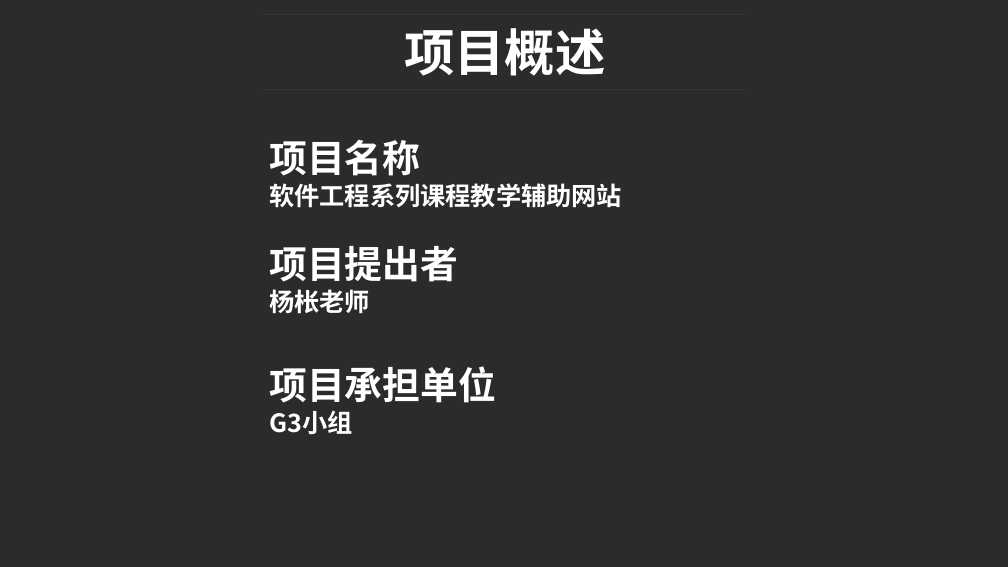
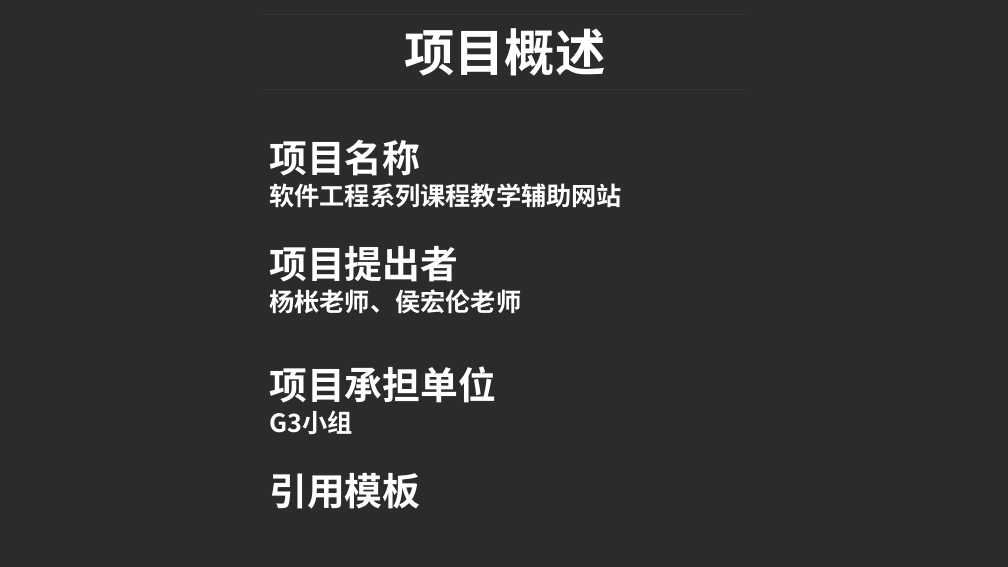
Before and after one commit to tmaczjj/2017work, a slide deck: slide 5 of week5/ppt文档/[prd-03,31501311]项目计划ppt.pptx (slide 6 before the commit). Drawn at 1008x567 pixels with LibreOffice and Linux fonts; fonts in the diff are those of the drawing; background and template pictures are left out; a plain dark background stands for a picture behind light text. Boxes give left, top, right and bottom in pixels: in the first picture for what was removed or moved away, otherwise in the second. Text is boxed around its words. In the diff, an @@ line names an element or a change of style, - is before the commit and + after.

```diff
--- a/week5/ppt文档/[prd-03,31501311]项目计划ppt.pptx
+++ b/week5/ppt文档/[prd-03,31501311]项目计划ppt.pptx
@@ text at (x1=269, y1=289, x2=521, y2=314): text changed @@
-杨枨老师
+杨枨老师、侯宏伦老师
@@ text at (x1=269, y1=473, x2=420, y2=509): paragraph added @@
+引用模板
```
Also in this commit, not shown: 4 other slides changed, 3 slides added, 3 slides removed, 6 other files.
